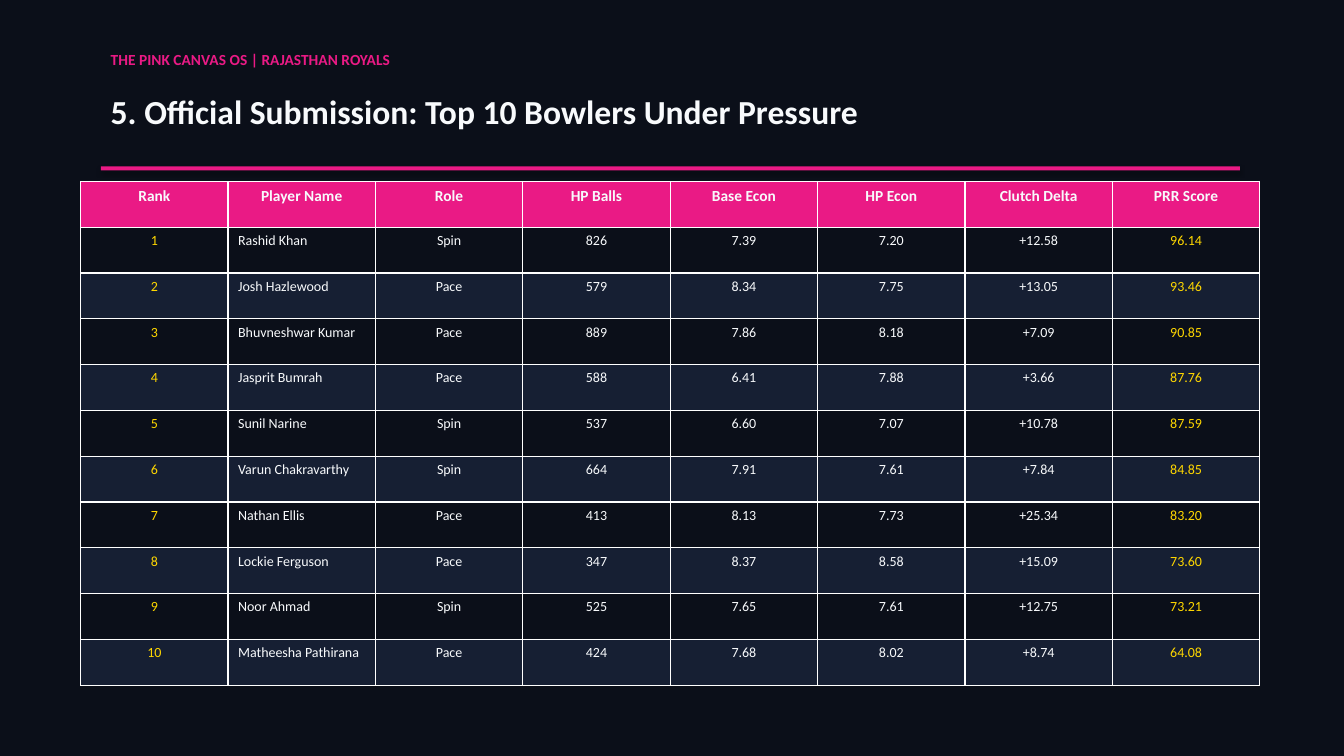
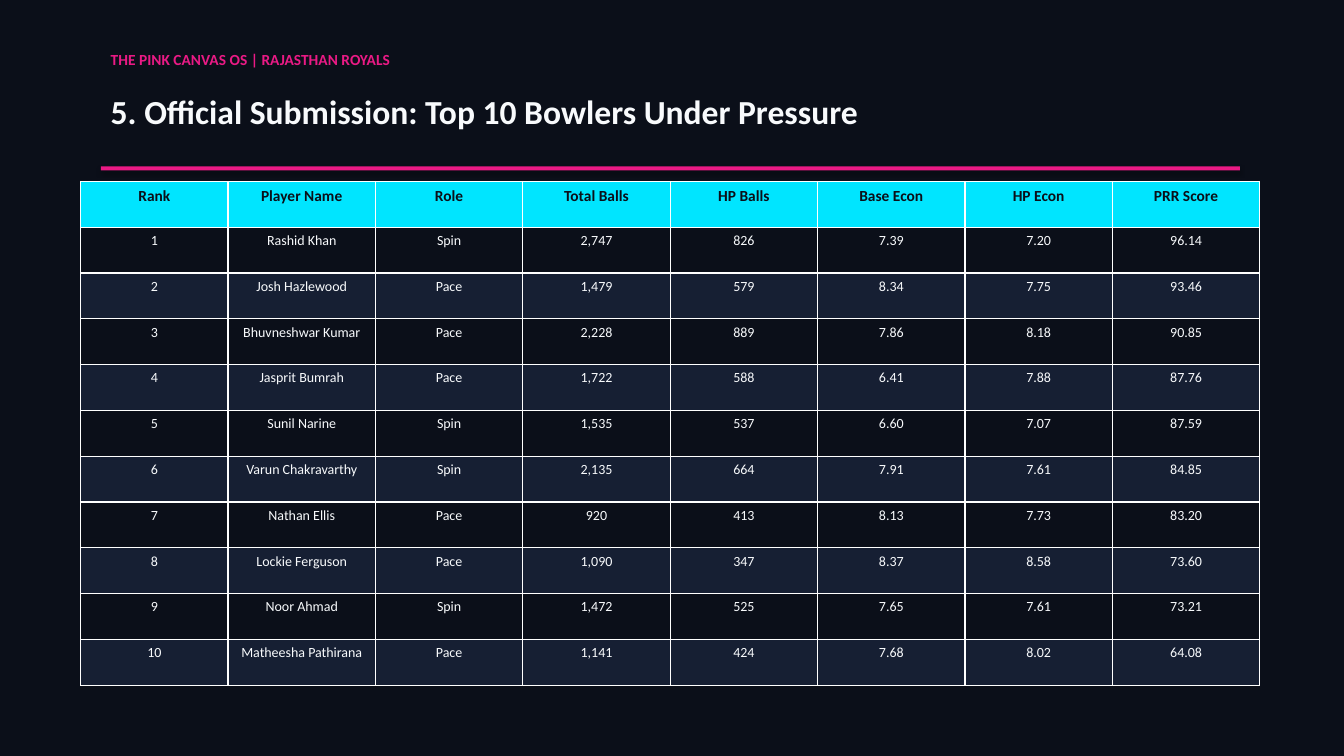
Before and after one commit to passionate-coder26/SupeRR-selector, a slide deck: slide 6 of assets/SupeRR_Selector_S2_Methodology_Report.pptx. Drawn at 1344x756 pixels with LibreOffice and Linux fonts; fonts in the diff are those of the drawing. Boxes give left, top, right and bottom in pixels: in the first picture for what was removed or moved away, otherwise in the second. Text is boxed around its words. In the diff, an @@ line names an element or a change of style, - is before the commit and + after.

```diff
--- a/assets/SupeRR_Selector_S2_Methodology_Report.pptx
+++ b/assets/SupeRR_Selector_S2_Methodology_Report.pptx
@@ table at (81,181,1258,686) @@
-row 1: Rank | Player Name | Role | HP Balls | Base Econ | HP Econ | Clutch Delta | PRR Score
+row 1: Rank | Player Name | Role | Total Balls | HP Balls | Base Econ | HP Econ | PRR Score
-row 2: 1 | Rashid Khan | Spin | 826 | 7.39 | 7.20 | +12.58 | 96.14
+row 2: 1 | Rashid Khan | Spin | 2,747 | 826 | 7.39 | 7.20 | 96.14
-row 3: 2 | Josh Hazlewood | Pace | 579 | 8.34 | 7.75 | +13.05 | 93.46
+row 3: 2 | Josh Hazlewood | Pace | 1,479 | 579 | 8.34 | 7.75 | 93.46
-row 4: 3 | Bhuvneshwar Kumar | Pace | 889 | 7.86 | 8.18 | +7.09 | 90.85
+row 4: 3 | Bhuvneshwar Kumar | Pace | 2,228 | 889 | 7.86 | 8.18 | 90.85
-row 5: 4 | Jasprit Bumrah | Pace | 588 | 6.41 | 7.88 | +3.66 | 87.76
+row 5: 4 | Jasprit Bumrah | Pace | 1,722 | 588 | 6.41 | 7.88 | 87.76
-row 6: 5 | Sunil Narine | Spin | 537 | 6.60 | 7.07 | +10.78 | 87.59
+row 6: 5 | Sunil Narine | Spin | 1,535 | 537 | 6.60 | 7.07 | 87.59
-row 7: 6 | Varun Chakravarthy | Spin | 664 | 7.91 | 7.61 | +7.84 | 84.85
+row 7: 6 | Varun Chakravarthy | Spin | 2,135 | 664 | 7.91 | 7.61 | 84.85
-row 8: 7 | Nathan Ellis | Pace | 413 | 8.13 | 7.73 | +25.34 | 83.20
+row 8: 7 | Nathan Ellis | Pace | 920 | 413 | 8.13 | 7.73 | 83.20
-row 9: 8 | Lockie Ferguson | Pace | 347 | 8.37 | 8.58 | +15.09 | 73.60
+row 9: 8 | Lockie Ferguson | Pace | 1,090 | 347 | 8.37 | 8.58 | 73.60
-row 10: 9 | Noor Ahmad | Spin | 525 | 7.65 | 7.61 | +12.75 | 73.21
+row 10: 9 | Noor Ahmad | Spin | 1,472 | 525 | 7.65 | 7.61 | 73.21
-row 11: 10 | Matheesha Pathirana | Pace | 424 | 7.68 | 8.02 | +8.74 | 64.08
+row 11: 10 | Matheesha Pathirana | Pace | 1,141 | 424 | 7.68 | 8.02 | 64.08
@@ fill #EA1A85 to #00E5FF in row 1 @@
@@ text colour #F8FAFC to #0B0F19 in "Rank", "Player Name", "Role", "PRR Score" @@
@@ text colour #FFD700 to #F8FAFC in "1", "96.14", "2", "93.46" and 16 more places @@
@@ alignment left to centre @@
```
Also in this commit, not shown: 6 other slides changed, 2 slides added, 2 slides removed, 7 other files.
